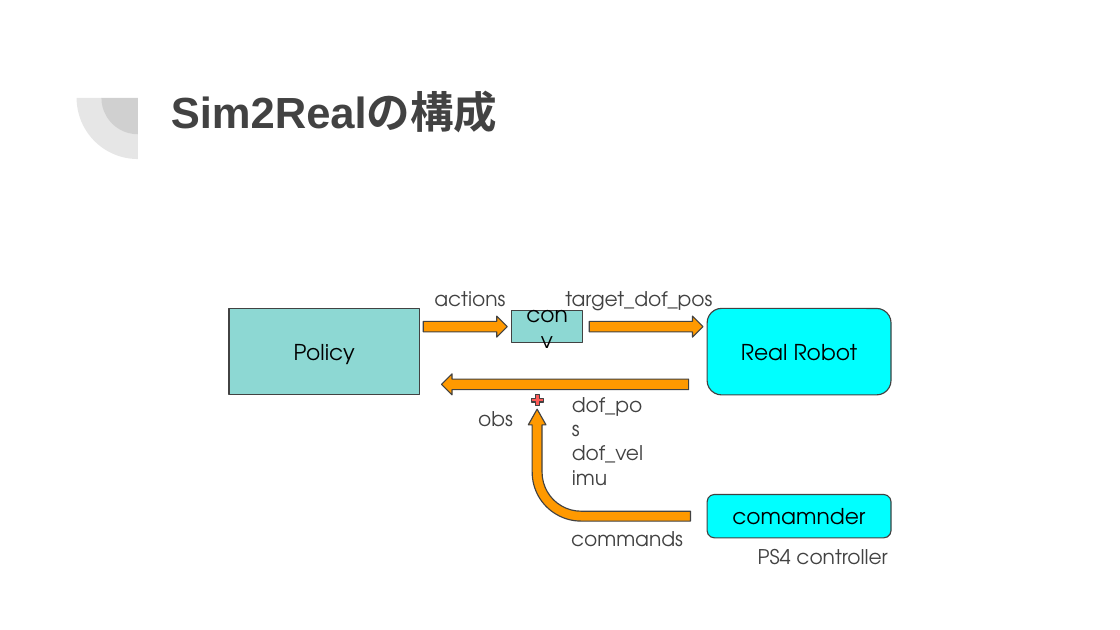
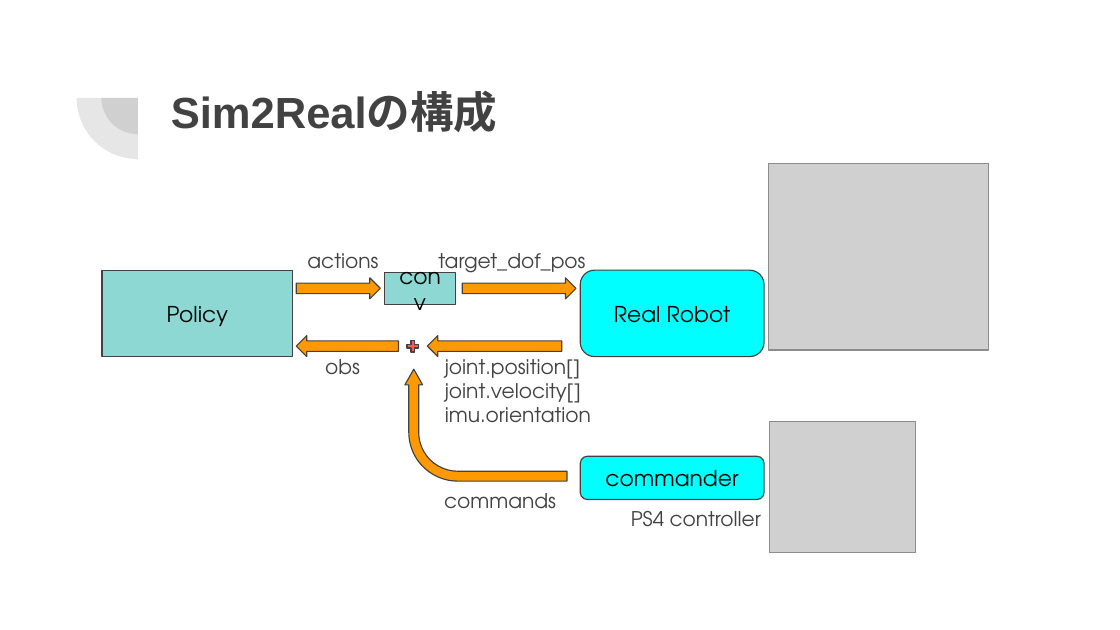
Before and after one commit to shimaken-git/try_sim2real_with_genesis, a slide deck: slide 5 of GenesisとGo-1でsim2realを試す.pptx. Drawn at 1120x630 pixels with LibreOffice and Linux fonts; fonts in the diff are those of the drawing; grey boxes stand for pictures. Boxes give left, top, right and bottom in pixels: in the first picture for what was removed or moved away, otherwise in the second. Text is boxed around its words. In the diff, an @@ line names an element or a change of style, - is before the commit and + after.

Commit message:
update

```diff
--- a/GenesisとGo-1でsim2realを試す.pptx
+++ b/GenesisとGo-1でsim2realを試す.pptx
@@ picture added at bbox=[768, 164, 989, 351] @@
@@ right arrow added at bbox=[297, 278, 381, 299], fill #FF9900, outline #424242 0.75 pt @@
@@ rectangle "conv": place and size @@
-rectangle "conv" at bbox=[512, 310, 582, 342]
+rectangle "conv" at bbox=[384, 272, 455, 304]
@@ right arrow: place and size @@
-right arrow at bbox=[423, 316, 507, 337]
+right arrow at bbox=[463, 278, 577, 299]
@@ right arrow removed at bbox=[589, 316, 703, 337] @@
@@ left arrow added at bbox=[297, 336, 399, 357], fill #FF9900, outline #424242 0.75 pt @@
@@ text "obs": place and size @@
-text "obs" at bbox=[478, 411, 513, 427]
+text "obs" at bbox=[325, 359, 360, 375]
@@ plus sign: place and size @@
-plus sign at bbox=[530, 392, 545, 408]
+plus sign at bbox=[405, 338, 421, 354]
@@ left arrow: place and size @@
-left arrow at bbox=[441, 374, 689, 395]
+left arrow at bbox=[428, 336, 562, 357]
@@ text added at bbox=[445, 359, 591, 423], 13 pt, text #424242 @@
+joint.position[]
+joint.velocity[]
+imu.orientation
@@ 3 texts, 1 rounded rectangle, 1 rectangle, 1 bent arrow: place and size @@
-3 texts, 1 rounded rectangle, 1 rectangle, 1 bent arrow at bbox=[228, 291, 890, 547]
+3 texts, 1 rounded rectangle, 1 rectangle, 1 bent arrow at bbox=[102, 253, 764, 509]
@@ text removed at bbox=[572, 397, 643, 486] @@
-dof_pos
-dof_vel
-imu
@@ picture added at bbox=[769, 421, 916, 552] @@
@@ rounded rectangle added at bbox=[580, 456, 764, 500], fill #00FFFF, outline #424242 0.75 pt, 14 pt, text #000000 @@
+commander
@@ text "PS4 controller": place and size @@
-text "PS4 controller" at bbox=[758, 549, 887, 565]
+text "PS4 controller" at bbox=[631, 511, 761, 527]
@@ rounded rectangle removed at bbox=[707, 495, 890, 539] @@
-comamnder
```
Also in this commit, not shown: 4 other slides changed, 1 slide added.
